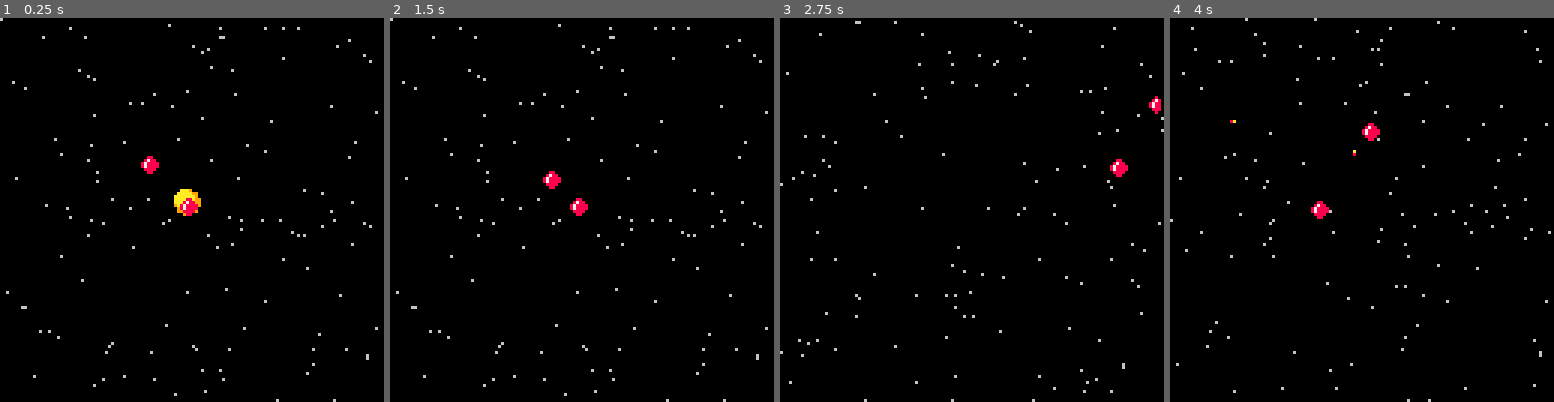
Above: before the commit, frames 1-4 (left to right).
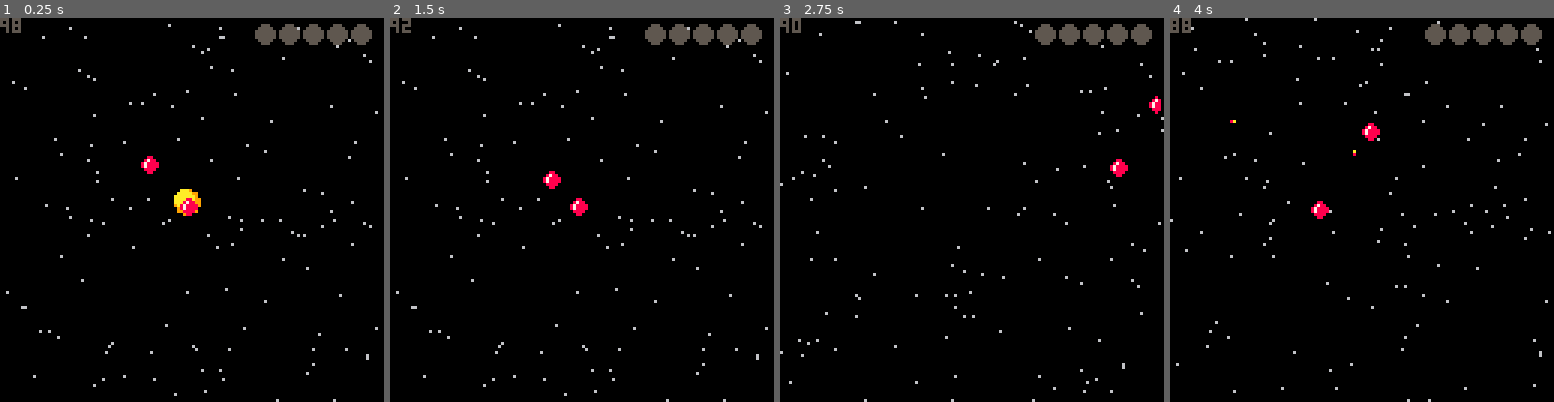
Above: after the commit, the same moments.

Repository: olls/pico8-games
Game: PICO-8 cartridge space.p8
Same seed, same stepped clock (60 frames per second), same inputs: the game is played once before the commit and once after it.
Inputs:
- Up to frame 1 (0.25 s): no input
- Up to frame 2 (1.5 s): no input
- Up to frame 3 (2.75 s): hold Right 1.6-2.1 s; hold Up 2.15-2.42 s; hold Right from 2.47 s (still down)
- Up to frame 4 (4 s): release Right at 3.03 s; hold Left 3.08-3.58 s; hold Down 3.63-3.97 s

The runs differ from the first frame. In frame 1, 1.3% of the frame differs, in the area x 0-97%, y 0-8%; in frame 2, 1.3%; in frame 3, 1.3%; in frame 4, 1.3%.

Commit message:
Basic score in space

Diff:
--- a/space.p8
+++ b/space.p8
@@ -7,6 +7,8 @@
 e={}
 bs={}
 stars={}
+score=100
+goals=0
 
 function unit(x,y)
  l=sqrt(x*x+y*y)
@@ -154,6 +156,7 @@
    if b.x>=p.x-4 and b.x<=p.x+4 and
       b.y>=p.y-4 and b.y<=p.y+4 then
     b.boom=true
+    score-=1
    end
   end
  end
@@ -177,6 +180,18 @@
  spr(p.sprite,p.x-4,p.y-4)
  spr(e.sprite,e.x-4,e.y-4)
 
+ gx=120
+ for g=1,goals do
+  circfill(gx,5,3,8)
+  gx-=8
+ end
+ for g=1,5-goals do
+  circfill(gx,5,3,5)
+  gx-=8
+ end
+
+ print(score)
+
  fr+=1
 end
 
